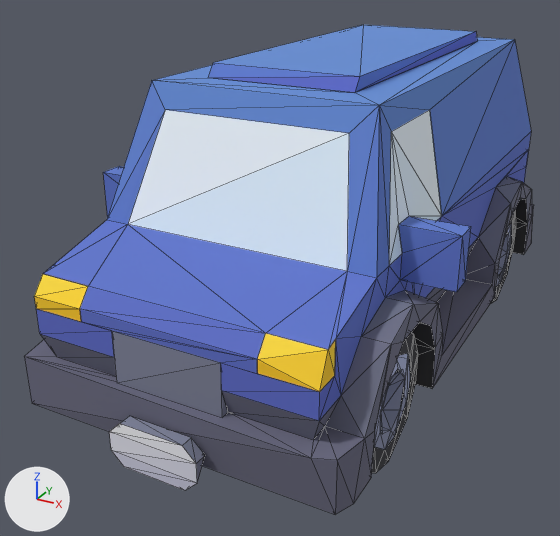
Before and after pictures for a commit that changed the glTF model client/public/models/vehicules/van.glb.
Both versions are drawn from a camera (50 mm lens) standing at (1.36, -2.97, 1.82) and looking at (-0.16, -0.19, 0.43). Every picture has the same lights, and +X, +Y and +Z are marked at lower left. The older version comes first. Mesh edges are drawn as thin lines. Vertices at exactly the same position are counted once.

Objects in the first picture: 'van'.
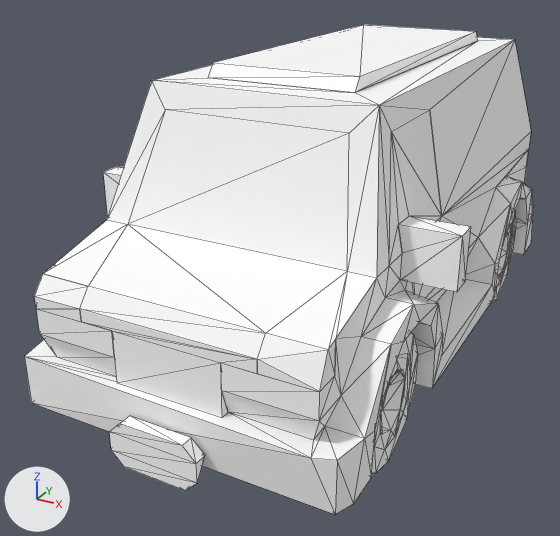
Pixel boxes [x1, y1, x2, y2] of what changed, in the pictures (560 x 536 px):
part 1 of me_van, recoloured
    both: [372, 199, 527, 473]
part 2 of me_van, recoloured (lighter)
    both: [24, 176, 534, 514]
part 3 of me_van, recoloured (lighter)
    both: [36, 25, 531, 490]

Patch to the scene script:
```diff
--- a/client/public/models/vehicules/van.glb.py
+++ b/client/public/models/vehicules/van.glb.py
@@ me_van @@
 me_van.from_pydata(...)  # 611 vertices, 979 faces; spans x -0.75..0.75, y -1.35..1.4, z 0.0..1.35
 # used by ob_van; location = (0.0, 0.0, 0.0)
+# me_van part 1: 446 faces centred in x -0.6..0.6, y -1.06..1.35, z 0.01..0.67 are repainted in the vertex colours; the middle colour goes from dark grey #38383d to white #ffffff
+# me_van part 2: 296 faces centred in x -0.65..0.65, y -1.33..1.38, z 0.14..0.69 are repainted in the vertex colours; the middle colour goes from grey #707083 to white #ffffff
+# me_van part 3: 237 faces centred in x -0.75..0.75, y -1.35..1.4, z 0.17..1.35 are repainted in the vertex colours; the middle colour goes from blue #6386cb to white #ffffff
 me_van.materials.append(mat_material_0)
```
